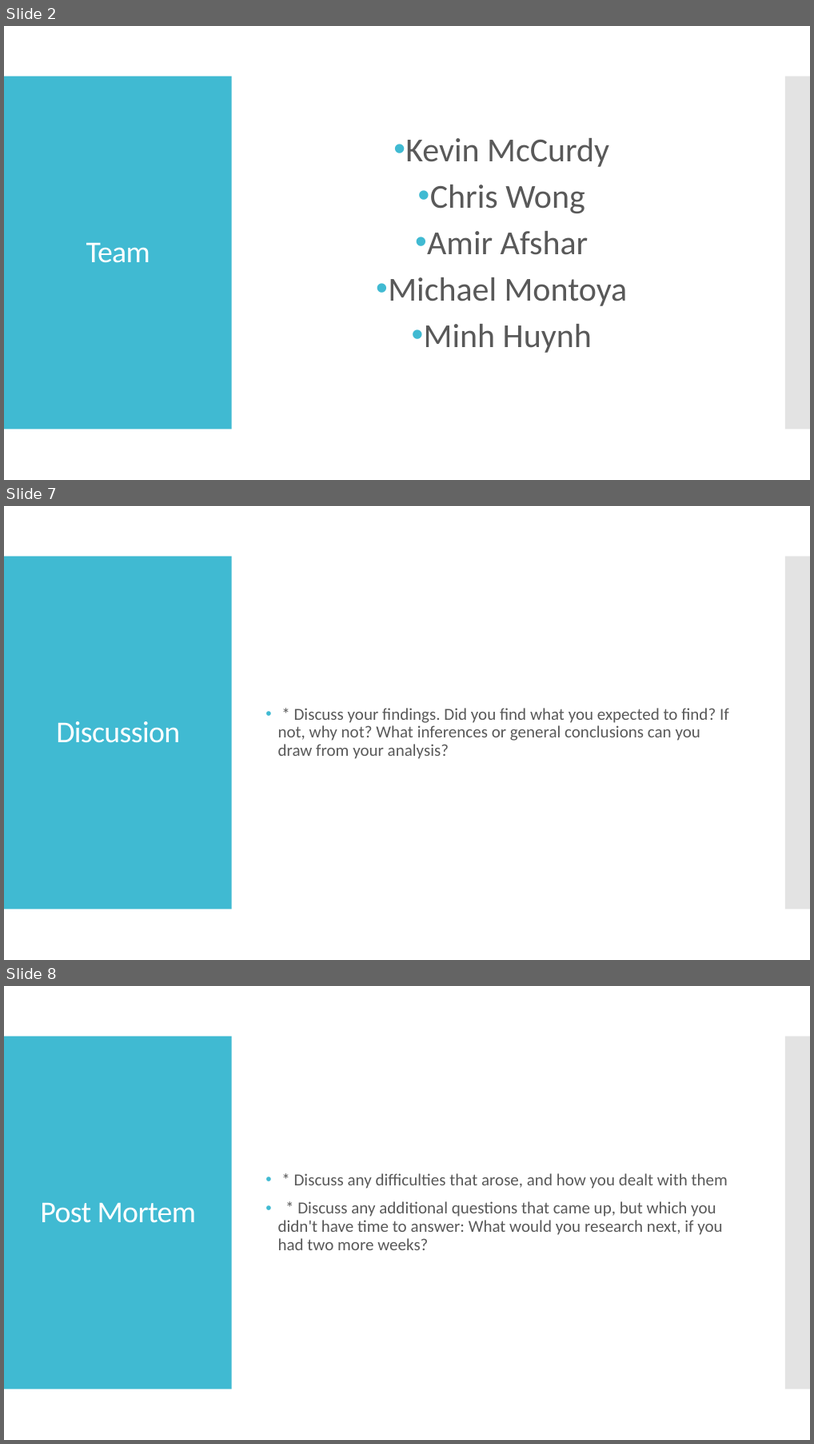
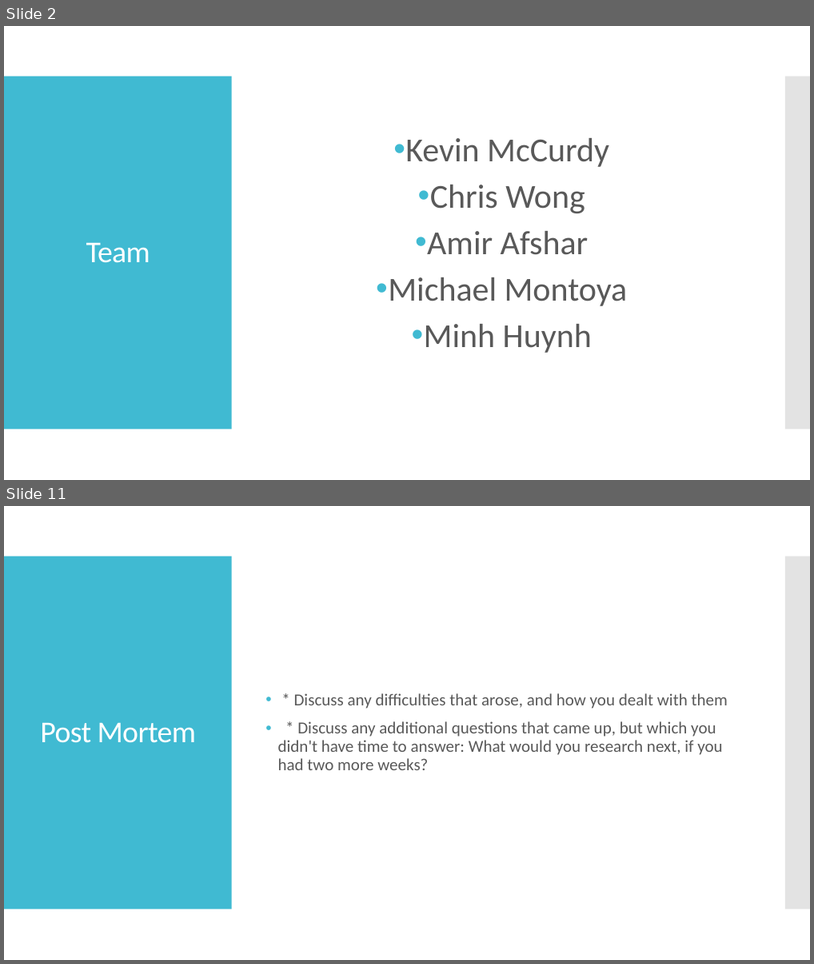
Before and after one commit to minxstm/Bootcamp_Project_1, a slide deck: Weather and Crime Data Analysis Presentation.pptx. Shown one above the other, each under a label of ours: slides 2, 7 and 8 before the commit, slides 2 and 11 after it; the slides between them are not shown. The pictures are 814x1444 and 814x964 pixels, drawn with LibreOffice and Linux fonts; fonts in the diff are those of the drawing. Boxes give left, top, right and bottom in pixels: in the first picture for what was removed or moved away, otherwise in the second. Text is boxed around its words. In the diff, an @@ line names an element or a change of style, - is before the commit and + after.

```diff
--- a/Weather and Crime Data Analysis Presentation.pptx
+++ b/Weather and Crime Data Analysis Presentation.pptx
@@ slide 7 removed at (4,506,810,960), background #FFFFFF; not listed: 2 template elements that a slide beside it also shows @@
@@ title removed at (56,721,180,743) @@
-Discussion
@@ text removed at (278,708,730,759) @@
-• * Discuss your findings. Did you find what you expected to find? If not, why not? What inferences or general conclusions can you draw from your analysis?
@@ what was slide 8 is now slide 11 @@
```
Also in this commit, not shown: 5 slides changed, 4 slides added.
